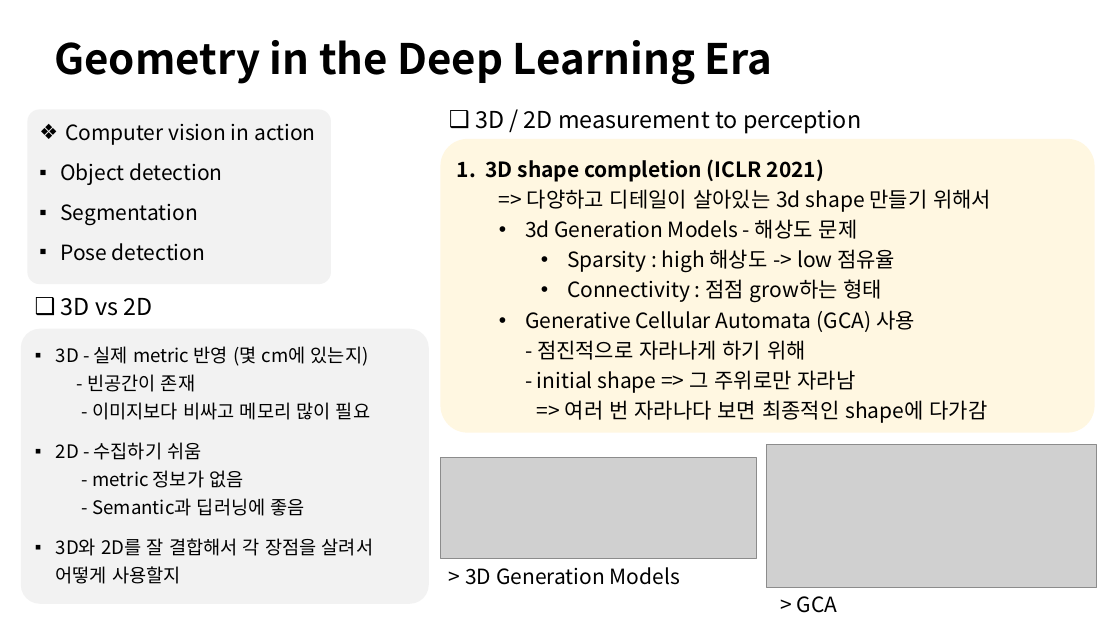
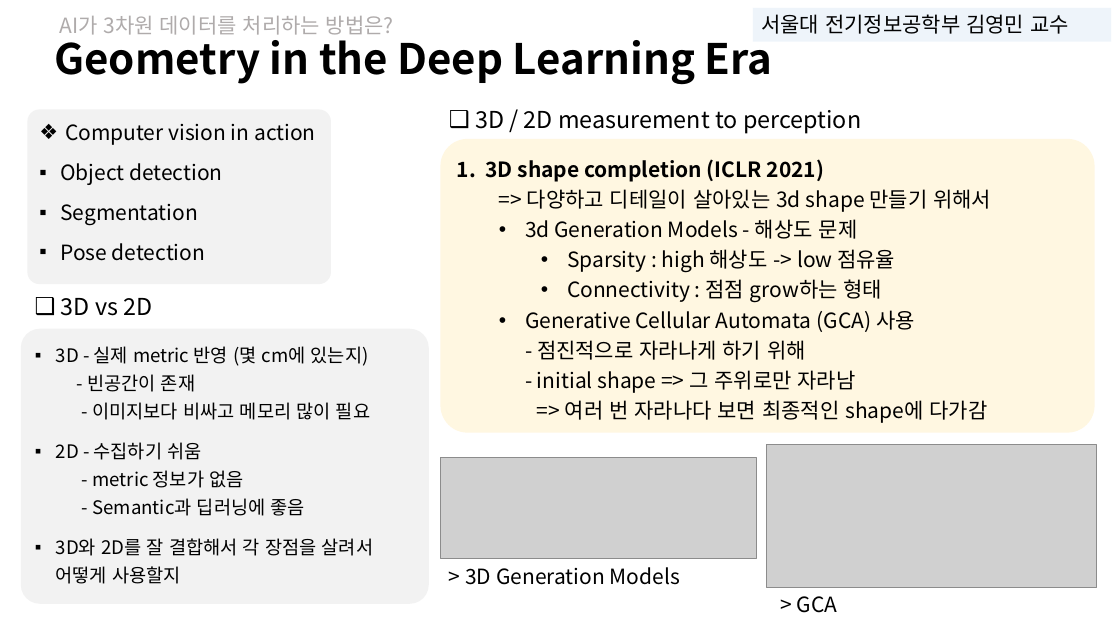
Before and after one commit to sohee98/DeepLearning_study, a slide deck: slide 7 of 미팅 자료/1주차(220316)-세미나영상요약.pptx. Drawn at 1120x630 pixels with LibreOffice and Linux fonts; fonts in the diff are those of the drawing; grey boxes stand for pictures. Boxes give left, top, right and bottom in pixels: in the first picture for what was removed or moved away, otherwise in the second. Text is boxed around its words. In the diff, an @@ line names an element or a change of style, - is before the commit and + after.

```diff
--- a/미팅 자료/1주차(220316)-세미나영상요약.pptx
+++ b/미팅 자료/1주차(220316)-세미나영상요약.pptx
@@ text added at bbox=[59, 16, 394, 35], 18 pt, text #AFABAB @@
+AI가 3차원 데이터를 처리하는 방법은?
@@ rectangle added at bbox=[753, 8, 1111, 41], fill #DEEBF7 at 50% opacity, 18 pt, text #030303 @@
+서울대 전기정보공학부 김영민 교수
```
Also in this commit, not shown: 7 other slides changed, 7 other files.
